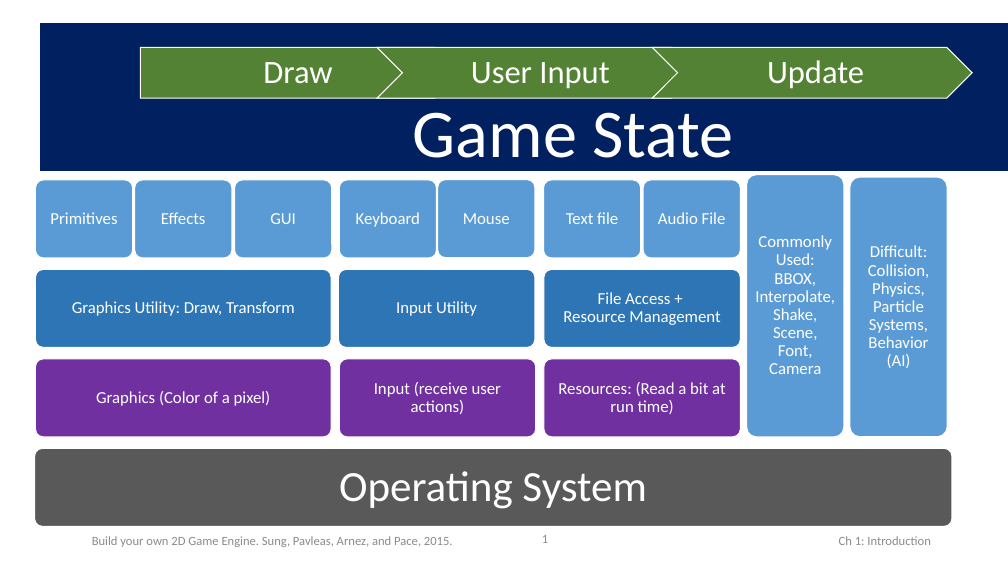
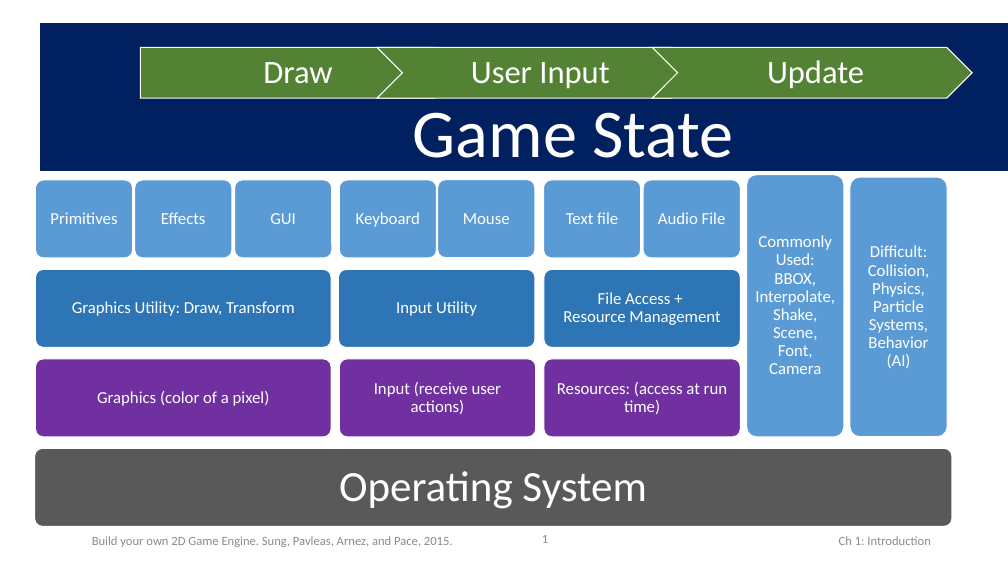
Before and after one commit to Apress/build-your-own-2d-game-engine, a slide deck: slide 1 of AdditionalMaterials/BookPPTs/Chap1.EngineComponents.pptx. Drawn at 1008x567 pixels with LibreOffice and Linux fonts; fonts in the diff are those of the drawing. Boxes give left, top, right and bottom in pixels: in the first picture for what was removed or moved away, otherwise in the second. Text is boxed around its words. In the diff, an @@ line names an element or a change of style, - is before the commit and + after.

Commit message:
Update Chap1.EngineComponents.pptx
consistency and more formal

```diff
--- a/AdditionalMaterials/BookPPTs/Chap1.EngineComponents.pptx
+++ b/AdditionalMaterials/BookPPTs/Chap1.EngineComponents.pptx
@@ text at (x1=557, y1=382, x2=727, y2=414): text changed @@
-Resources: (Read a bit at run time)
+Resources: (access at run time)
@@ text at (x1=97, y1=391, x2=270, y2=406): text changed @@
-Graphics (Color of a pixel)
+Graphics (color of a pixel)
```
